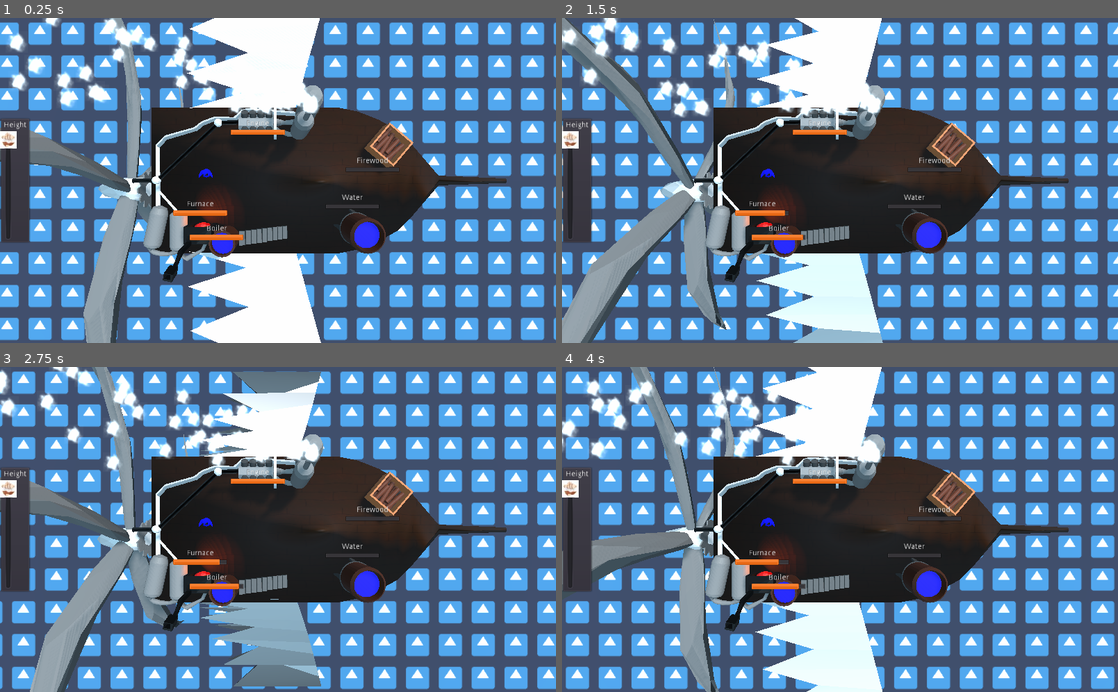
Above: before the commit, frames 1-4 (two rows, left to right).
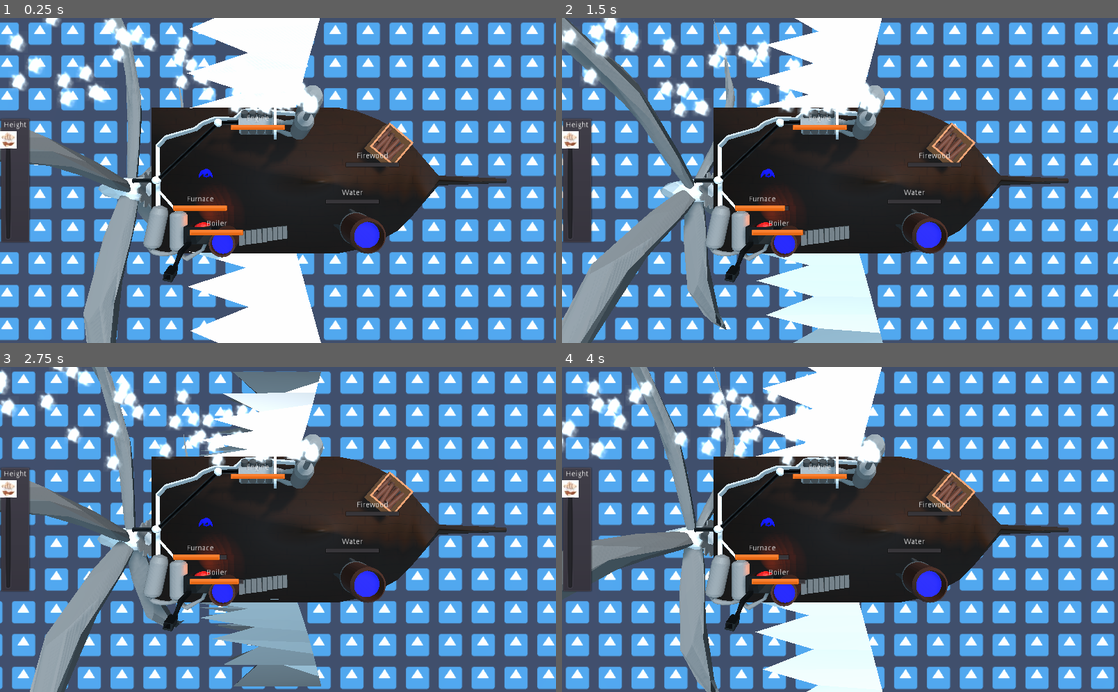
Above: after the commit, the same moments.

Repository: phkeese/WorkingTItle
Game: Godot game, scene res://scenes/game/game.tscn
Same seed, same stepped clock (60 frames per second), same inputs: the game is played once before the commit and once after it. The engine's default icon, where the game draws it, is replaced by a stand-in: a white triangle on a blue panel in a dark square.
Inputs (mouse positions are in pixels of both pictures, inside the frame that each line leads up to):
- Up to frame 1 (0.25 s): no input
- Up to frame 2 (1.5 s): tap Enter (ui_accept) at 0.5, 0.77, 1.07 s; move the mouse to (962, 164) at 0.52 s; hold D (player_1_right) 0.53-1.28 s; tap Space (player_1_interact) at 0.6, 1.35 s; click (962, 164) at 0.67 s; move the mouse to (728, 196) at 1.27 s; hold S (player_1_down) from 1.28 s (still down)
- Up to frame 3 (2.75 s): tap Enter (ui_accept) at 1.52, 1.82 s; move the mouse to (333, 458) at 2.02 s; release S (player_1_down) at 2.03 s; hold D (player_1_right) from 2.03 s (still down); tap Space (player_1_interact) at 2.1 s
- Up to frame 4 (4 s): move the mouse to (812, 594) at 2.77 s; release D (player_1_right) at 2.78 s; hold W (player_1_up) 2.78-3.53 s; tap Space (player_1_interact) at 2.85, 3.6 s; click (812, 594) at 2.92 s; tap Enter (ui_accept) at 3.02, 3.32, 3.77 s; move the mouse to (1006, 578) at 3.52 s; hold A (player_1_left) from 3.53 s (still down)

The runs differ from the first frame. In frame 1, 1.5% of the frame differs, in the area x 31-72%, y 29-69%; in frame 2, 1.5%; in frame 3, 1.5%; in frame 4, 1.5%.
Error in both runs: Assertion failed. (res://addons/multiplayer/NetworkGame.gd:84)

Commit message:
show interact menu to players

Diff:
--- a/scenes/station.tscn
+++ b/scenes/station.tscn
@@ -48,6 +48,17 @@
 "_edit_use_anchors_": false
 }
 
+[node name="Label2" type="Label" parent="HUD/VBoxContainer"]
+margin_top = 32.0
+margin_right = 100.0
+margin_bottom = 46.0
+text = "Interact"
+align = 1
+percent_visible = 0.0
+__meta__ = {
+"_edit_use_anchors_": false
+}
+
 [node name="Sync" type="Node" parent="."]
 script = ExtResource( 3 )
 synced = PoolStringArray( "health" )
--- a/scripts/station.gd
+++ b/scripts/station.gd
@@ -33,12 +33,16 @@
 	if body.is_in_group("myplayers"):
 		_in_range[body] = body
 		body.connect("interacted", self, "_on_interacted")
+		if body.is_network_master():
+			$HUD/VBoxContainer/Label2.visible_characters = -1
 
 
 func _on_Area_body_exited(body: Node) -> void:
 	if body.is_in_group("myplayers"):
 		_in_range.erase(body)
 		body.disconnect("interacted", self, "_on_interacted")
+		if body.is_network_master():
+			$HUD/VBoxContainer/Label2.visible_characters = 0
 
 
 func _on_interacted(by: Node, item: Node) -> void:
